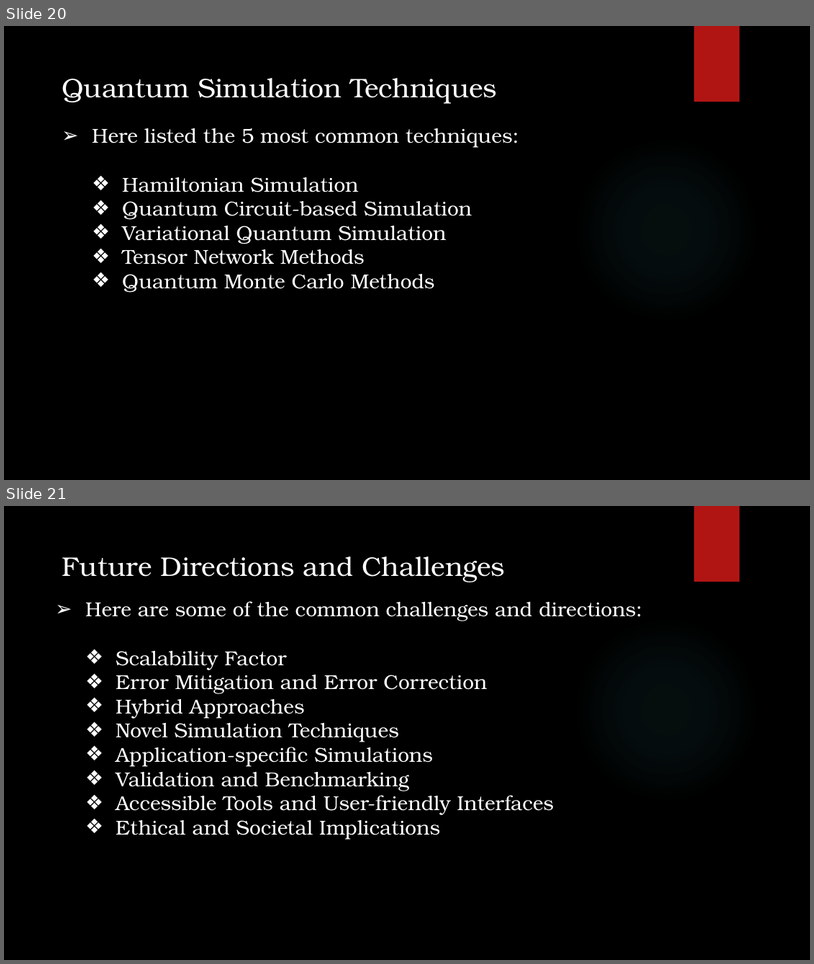
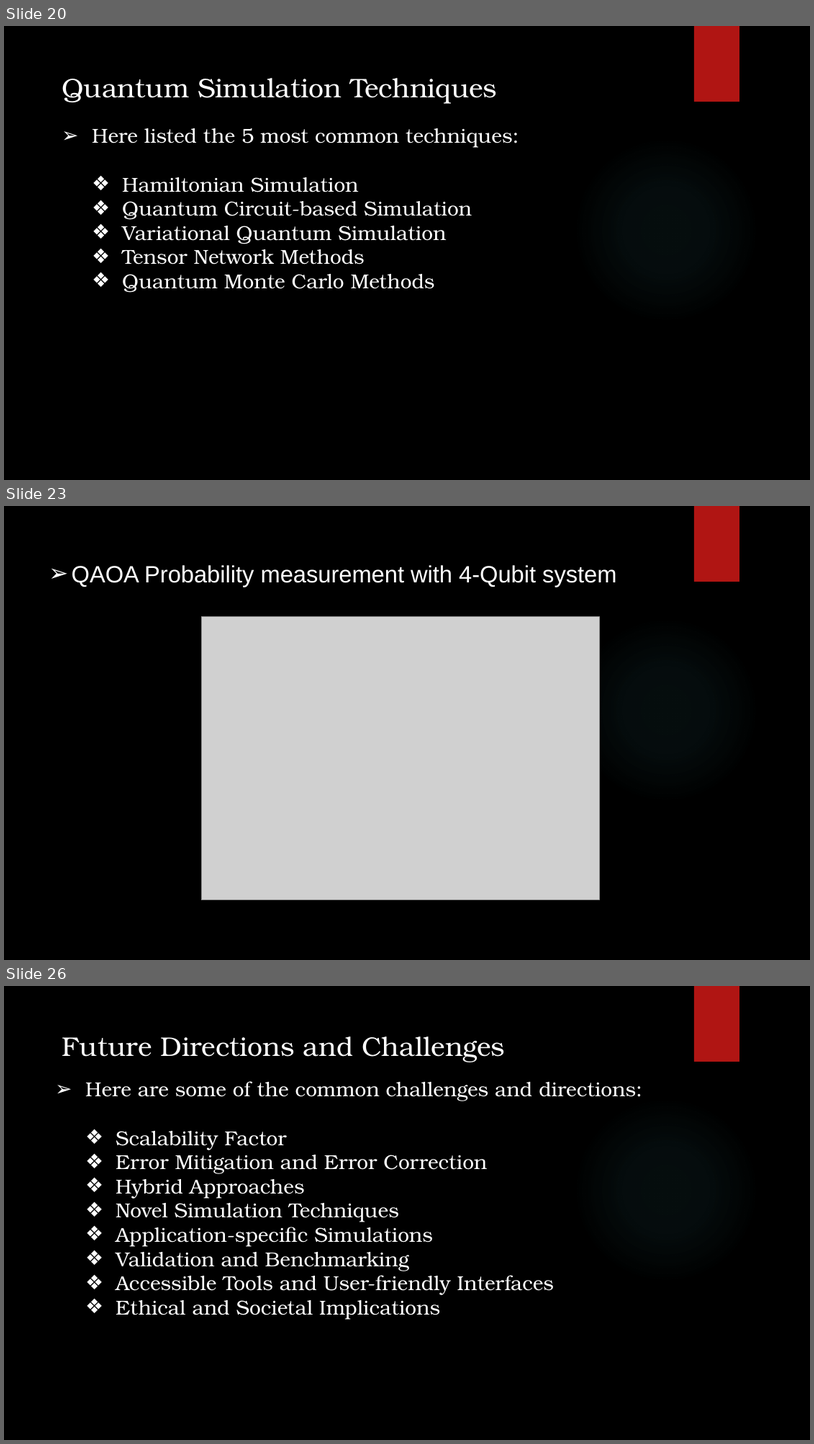
Before and after one commit to akash-rajak/Quantum-Simulation, a slide deck: Final PPT.pptx. Shown one above the other, each under a label of ours: slides 20 and 21 before the commit, slides 20, 23 and 26 after it; the slides between them are not shown. The pictures are 814x964 and 814x1444 pixels, drawn with LibreOffice and Linux fonts; fonts in the diff are those of the drawing; grey boxes stand for pictures; background and template pictures are left out. Boxes give left, top, right and bottom in pixels: in the first picture for what was removed or moved away, otherwise in the second. Text is boxed around its words. In the diff, an @@ line names an element or a change of style, - is before the commit and + after.

```diff
--- a/Final PPT.pptx
+++ b/Final PPT.pptx
@@ slide 23 added at (4, 506, 810, 960), background picture (left out); not listed: 2 template elements that a slide beside it also shows @@
@@ text added at (72, 565, 617, 587), 28 pt, text #FFFFFF @@
+➢ QAOA Probability measurement with 4-Qubit system
@@ picture added at (201, 616, 599, 900) @@
@@ what was slide 21 is now slide 26 @@
```
Also in this commit, not shown: 1 slide changed, 4 other slides added, 12 other files.
